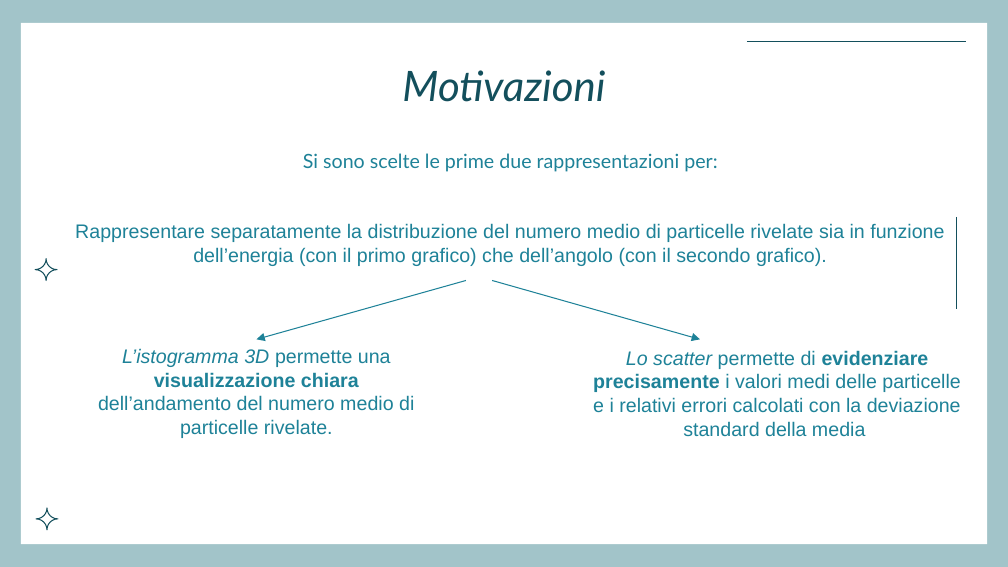
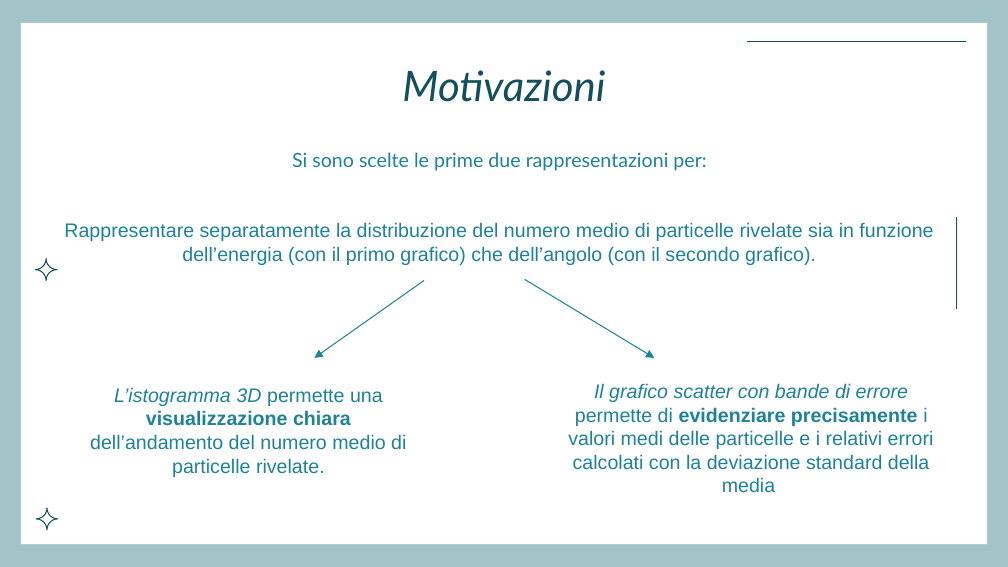
Before and after one commit to irenegentili/Progetto-Metodi-Computazionali, a slide deck: slide 22 of campionamento_sciami_atmosferici_ad_alta_quota_Irene_Gentili.pptx. Drawn at 1008x567 pixels with LibreOffice and Linux fonts; fonts in the diff are those of the drawing. Boxes give left, top, right and bottom in pixels: in the first picture for what was removed or moved away, otherwise in the second. Text is boxed around its words. In the diff, an @@ line names an element or a change of style, - is before the commit and + after.

```diff
--- a/campionamento_sciami_atmosferici_ad_alta_quota_Irene_Gentili.pptx
+++ b/campionamento_sciami_atmosferici_ad_alta_quota_Irene_Gentili.pptx
@@ text "Si sono scelte le prime ...": place and size @@
-text "Si sono scelte le prime ..." at (75, 153, 944, 266)
+text "Si sono scelte le prime ..." at (64, 152, 933, 265)
@@ arrow moved from (466, 280) - (256, 340) to (424, 280) - (314, 358) @@
@@ arrow moved from (492, 280) - (700, 340) to (524, 279) - (654, 358) @@
@@ text "L’istogramma 3D permette una visualizzazione ...": place and size @@
-text "L’istogramma 3D permette una visualizzazione ..." at (98, 348, 414, 438)
+text "L’istogramma 3D permette una visualizzazione ..." at (90, 387, 406, 477)
@@ text at (568, 383, 934, 493): text changed @@
-Lo scatter permette di evidenziare precisamente i valori medi delle particelle e i relativi errori calcolati con la deviazione standard della media
+Il grafico scatter con bande di errore permette di evidenziare precisamente i valori medi delle particelle e i relativi errori calcolati con la deviazione standard della media
```
Also in this commit, not shown: 2 other slides changed.
